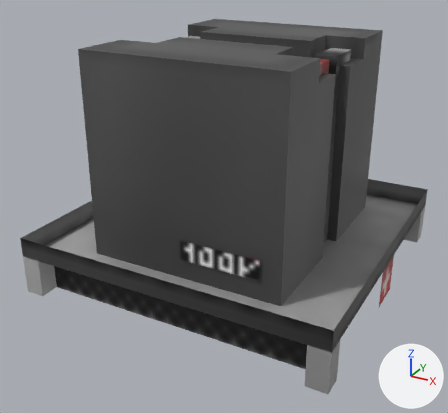
Before and after pictures for a commit that changed the Blender file assets/eln/model/BatteryBig/BatteryBig.blend.
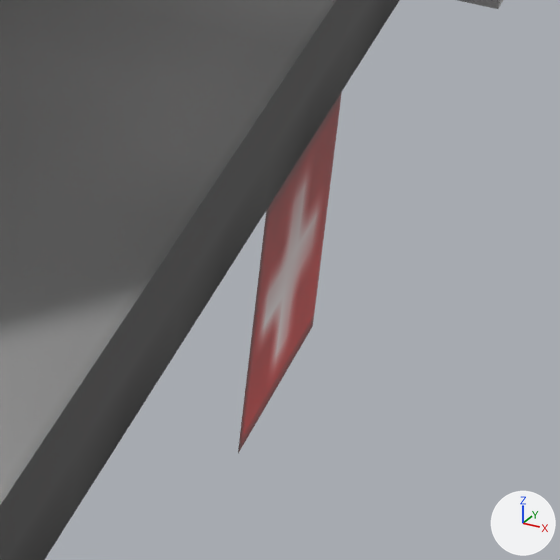
The first picture shows the older version from a camera (50 mm lens) standing at (0.861, -1.687, 0.536) and looking at (-0.022, -0.083, -0.266). The close-ups show both versions on the part from 77% to 95% of the width and 58% to 78% of the height of that picture; other places that the commit changed are outside them. Every picture has the same lights, and +X, +Y and +Z are marked at lower right.

Before the edit, the objects in view are built like this:
```python
me_main = bpy.data.meshes.new('main')
me_main.from_pydata(...)  # 52 vertices, 33 faces; spans x -0.5..0.5, y -0.5..0.5, z 0.0..0.188
me_main.materials.append(mat_batterybase_png)  # picture img_batterybase_png
me_plugminus = bpy.data.meshes.new('plugMinus')
me_plugminus.from_pydata(...)  # 4 vertices, 1 face; spans x 0.5, y -0.0625..0.0625, z 0.0..0.125
me_plugminus.materials.append(mat_batterybase_png)  # picture img_batterybase_png
me_plugplus = bpy.data.meshes.new('plugPlus')
me_plugplus.from_pydata(...)  # 4 vertices, 1 face; spans x 0.5, y -0.0625..0.0625, z 0.0..0.125
me_plugplus.materials.append(mat_batterybase_png)  # picture img_batterybase_png
ob_main = bpy.data.objects.new('main', me_main)
ob_main.location = (0.0, 0.0, -0.5)
ob_plugplus = bpy.data.objects.new('plugPlus', me_plugplus)
ob_plugplus.location = (0.0, 0.0, -0.5)
ob_plusminus = bpy.data.objects.new('plusMinus', me_plugminus)
ob_plusminus.location = (0.0, 0.0, -0.5)
ob_plusminus.rotation_euler = (0.0, 0.0, 3.142)  # degrees (0, 0, 180)
```
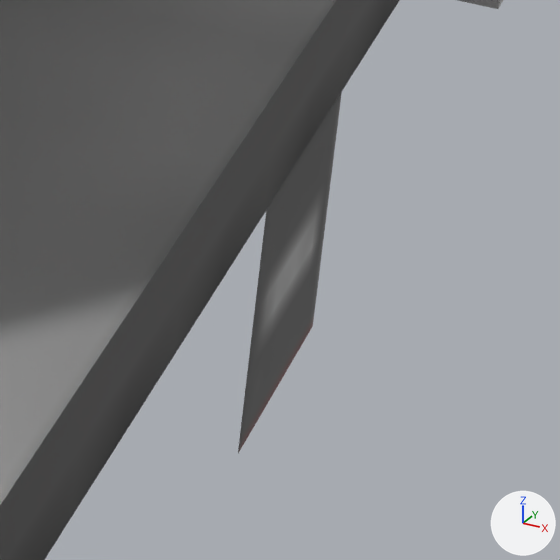
Where the change shows, as pixel boxes [x1, y1, x2, y2] in the close-ups (560 x 560 px):
```json
{"object": "plusMinus", "change": "turned", "after": [238, 92, 342, 453], "on screen": "not visible before"}
{"object": "plugPlus", "change": "turned", "before": [238, 92, 342, 453], "on screen": "not visible afterwards"}
```

Edits to the scene script, one JSON object a line:
```json
{"op": "set", "path": "ob_plusminus.rotation_euler", "old": "(0.0, 0.0, 3.142)", "new": "(0.0, 0.0, 6.283)", "note": "degrees (0, 0, 180) -> degrees (0, 0, 360)"}
{"op": "set", "path": "ob_plugplus.rotation_euler", "old": "(0.0, 0.0, 0.0)", "new": "(0.0, 0.0, 3.142)", "note": "degrees (0, 0, 0) -> degrees (0, 0, 180)"}
```
